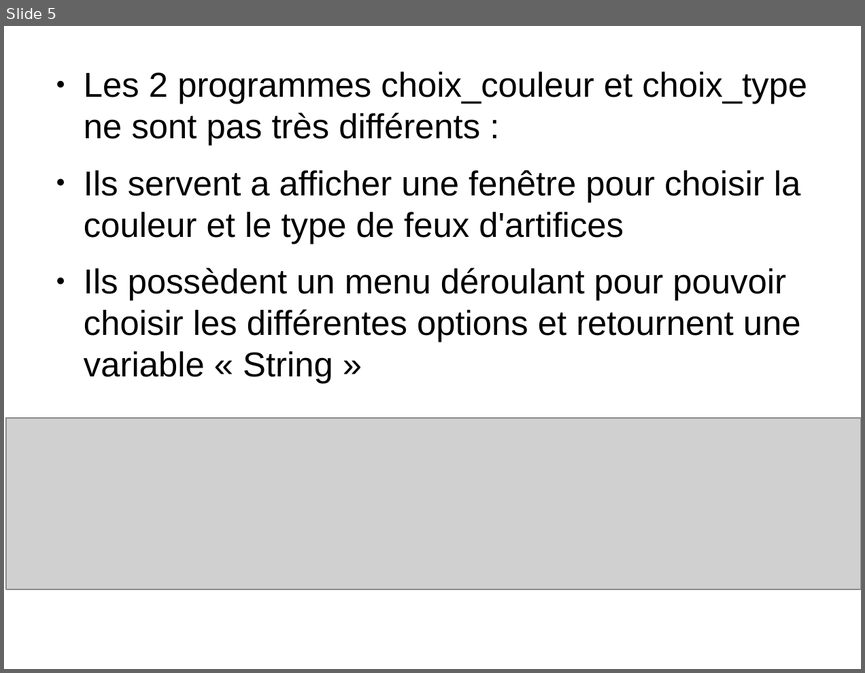
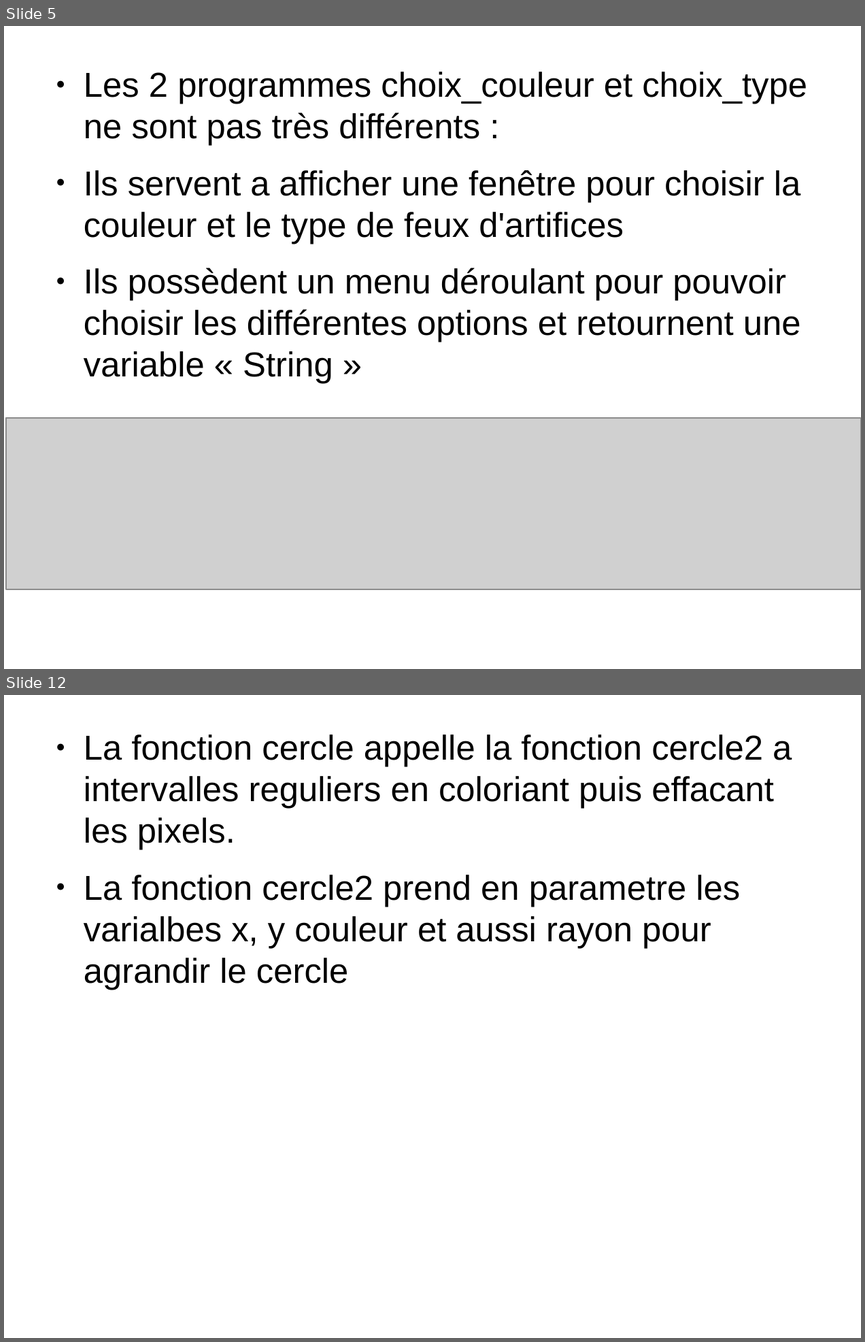
Before and after one commit to chuchodal/diapo-mini-projet, a slide deck: diapo_mini_projet.odp. Shown one above the other, each under a label of ours: slide 5 before the commit, slides 5 and 12 after it; the slides between them are not shown. The pictures are 865x673 and 865x1342 pixels, drawn with LibreOffice and Linux fonts; fonts in the diff are those of the drawing; grey boxes stand for pictures. Boxes give left, top, right and bottom in pixels: in the first picture for what was removed or moved away, otherwise in the second. Text is boxed around its words. In the diff, an @@ line names an element or a change of style, - is before the commit and + after.

Commit message:
nouveau diapo
jai apporter les modifications pour le developpement global .
Dis moi ce que t'en pense

```diff
--- a/diapo_mini_projet.odp
+++ b/diapo_mini_projet.odp
@@ slide 12 added at <box>4,695,861,1338</box>, background #FFFFFF @@
@@ text added at <box>84,734,791,989</box>, 32 pt, text #000000 @@
+● La fonction cercle appelle la fonction cercle2 a intervalles reguliers en coloriant puis effacant les pixels.
+● La fonction cercle2 prend en parametre les varialbes x, y couleur et aussi rayon pour agrandir le cercle
```
Also in this commit, not shown: 5 slides changed, 5 other slides added, 1 slide removed.
